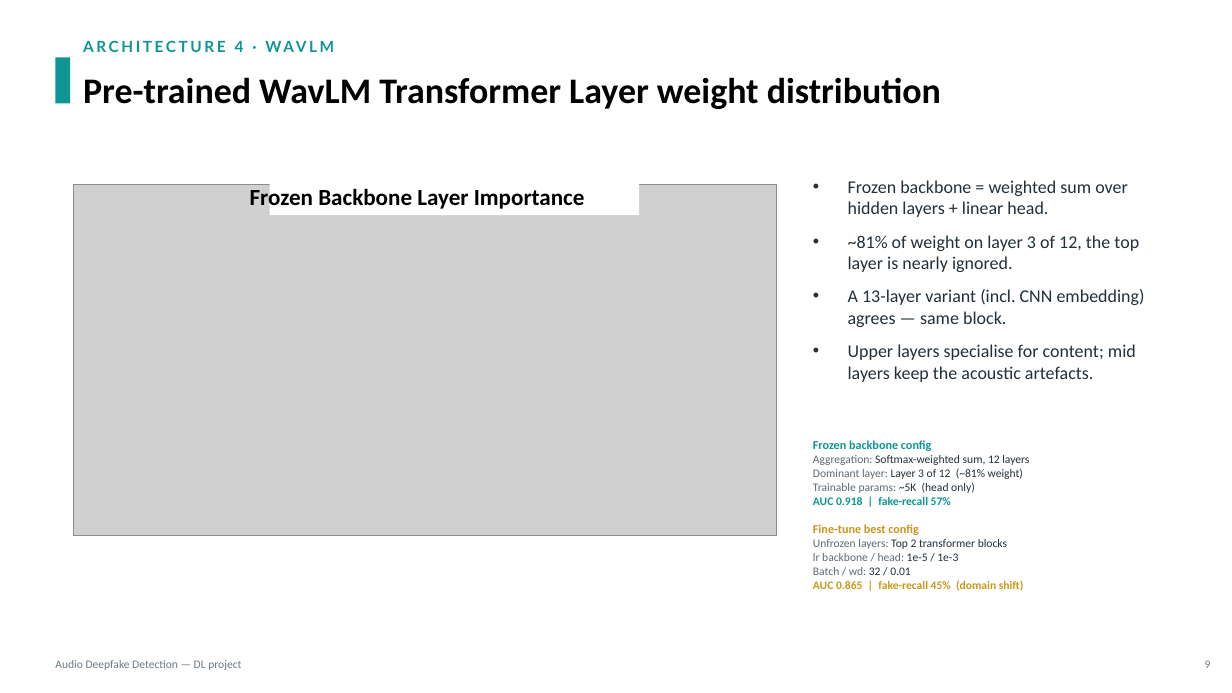
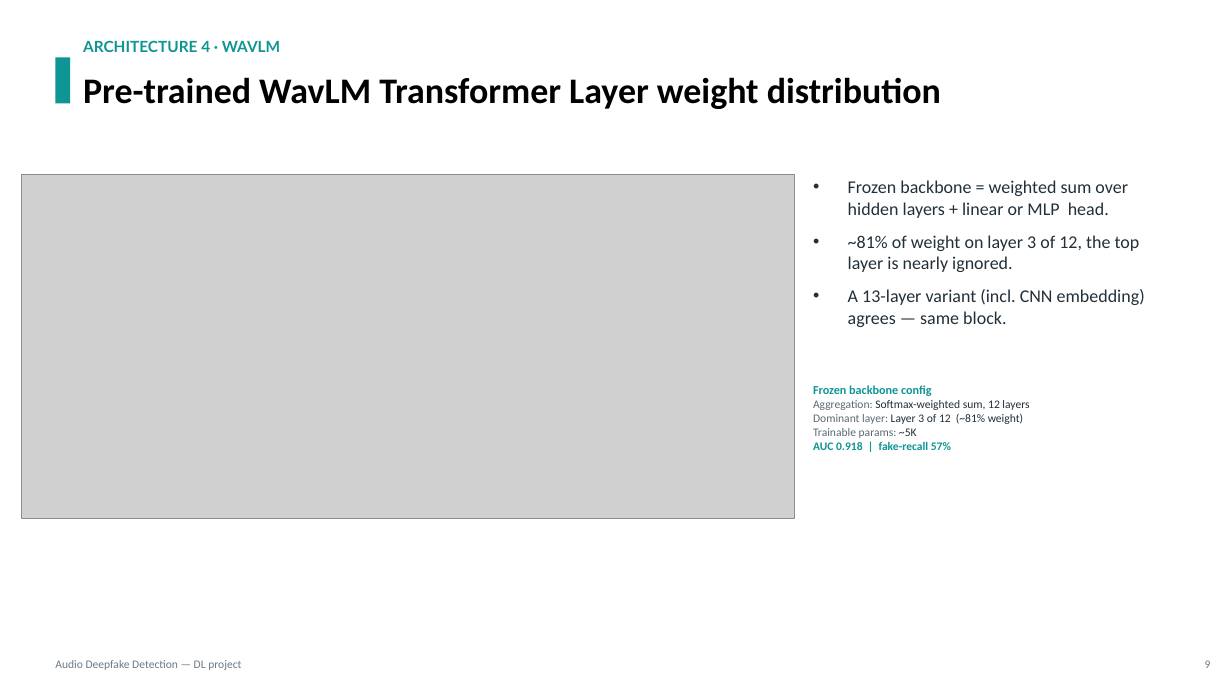
Before and after one commit to KonstaninosKaimakis/audio-deepfake-detection-DL, a slide deck: slide 11 of presentation.pptx. Drawn at 1232x693 pixels with LibreOffice and Linux fonts; fonts in the diff are those of the drawing; grey boxes stand for pictures. Boxes give left, top, right and bottom in pixels: in the first picture for what was removed or moved away, otherwise in the second. Text is boxed around its words. In the diff, an @@ line names an element or a change of style, - is before the commit and + after.

```diff
--- a/presentation.pptx
+++ b/presentation.pptx
@@ text "ARCHITECTURE 4 · WAVLM" at [83, 40, 280, 52]: letter spacing 2 to 0 pt @@
@@ picture: place and size @@
-picture at [74, 185, 776, 536]
+picture at [21, 175, 795, 519]
@@ text removed at [250, 186, 585, 212] @@
-Frozen Backbone Layer Importance
@@ text at [848, 180, 1128, 218]: text changed @@
-• Frozen backbone = weighted sum over hidden layers + linear head.
+• Frozen backbone = weighted sum over hidden layers + linear or MLP head.
@@ text at [848, 344, 1136, 382]: paragraph removed @@
-• Upper layers specialise for content; mid layers keep the acoustic artefacts.
@@ text at [813, 428, 917, 438]: text changed @@
-Trainable params: ~5K (head only)
+Trainable params: ~5K
@@ text at [813, 524, 1024, 591]: paragraphs removed @@
-Fine-tune best config
-Unfrozen layers: Top 2 transformer blocks
-lr backbone / head: 1e-5 / 1e-3
-Batch / wd: 32 / 0.01
-AUC 0.865 | fake-recall 45% (domain shift)
```
Also in this commit, not shown: 15 other slides changed.
